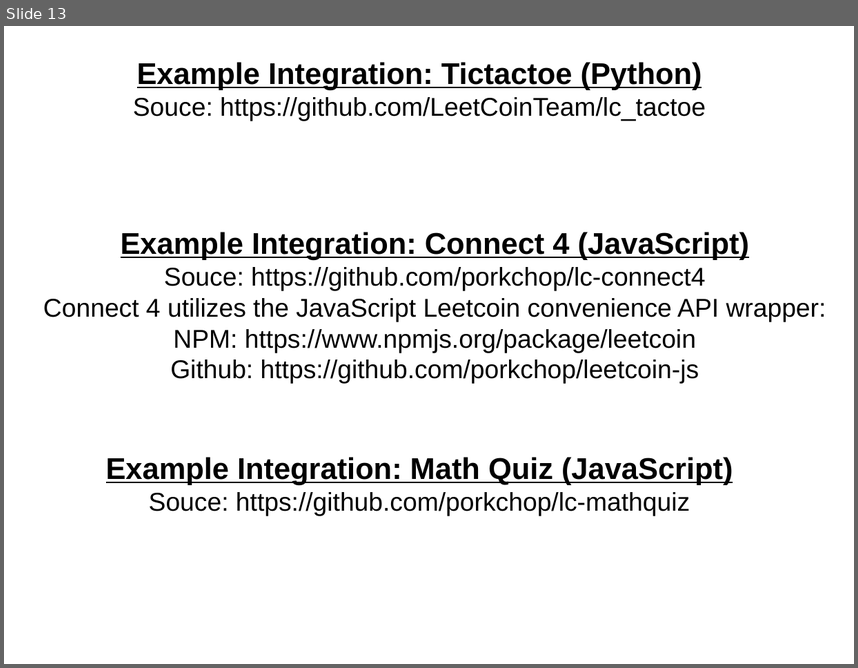
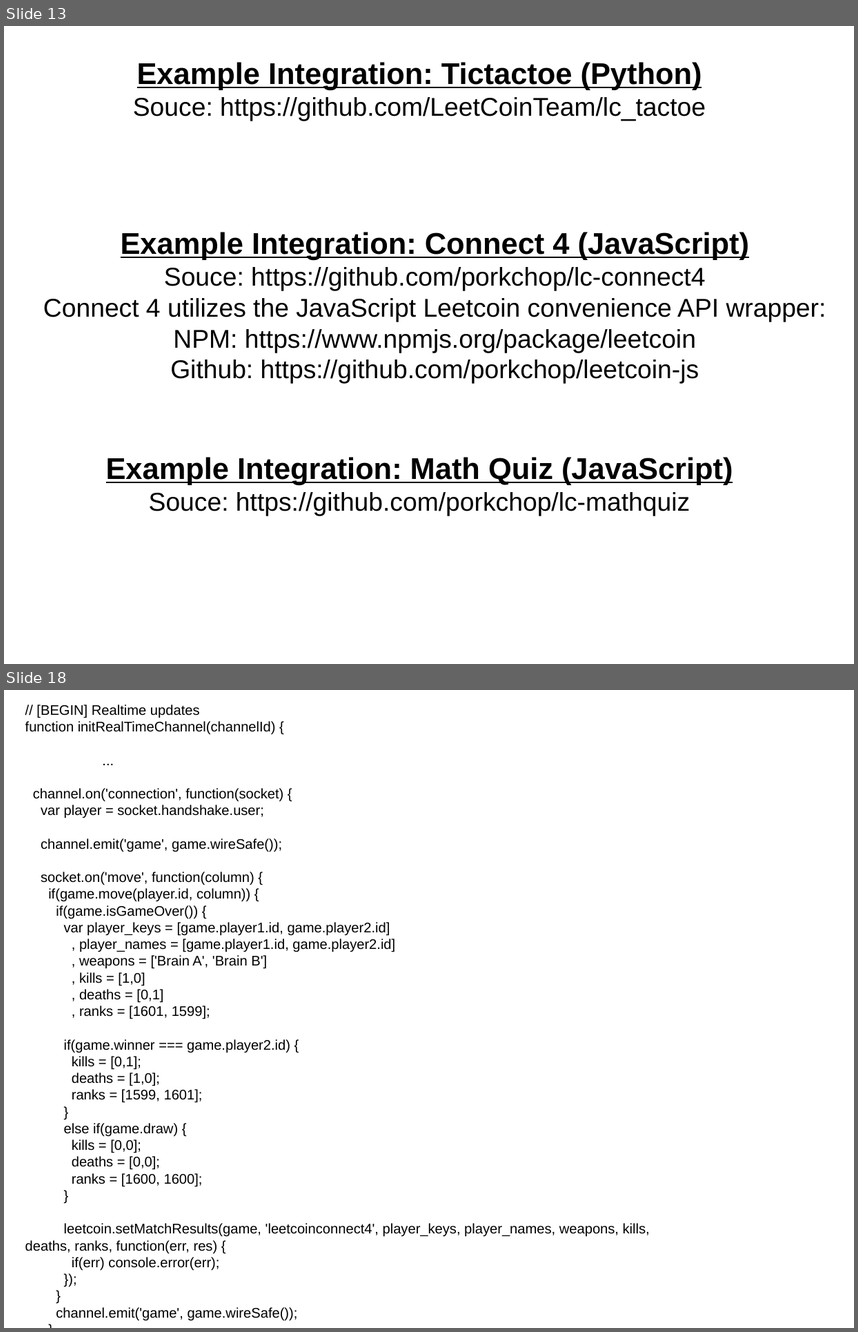
Before and after one commit to porkchop/leetcoin-api-slides, a slide deck: leetcoin-api.odp. Shown one above the other, each under a label of ours: slide 13 before the commit, slides 13 and 18 after it; the slides between them are not shown. The pictures are 858x668 and 858x1332 pixels, drawn with LibreOffice and Linux fonts; fonts in the diff are those of the drawing. Boxes give left, top, right and bottom in pixels: in the first picture for what was removed or moved away, otherwise in the second. Text is boxed around its words. In the diff, an @@ line names an element or a change of style, - is before the commit and + after.

Commit message:
Connect4 selections in appendix

```diff
--- a/leetcoin-api.odp
+++ b/leetcoin-api.odp
@@ slide 18 added at [4, 690, 854, 1328], background #FFFFFF @@
@@ text added at [25, 704, 650, 1321], 13 pt, text #000000 @@
+// [BEGIN] Realtime updates
+function initRealTimeChannel(channelId) {
+...
+channel.on('connection', function(socket) {
+var player = socket.handshake.user;
+channel.emit('game', game.wireSafe());
+socket.on('move', function(column) {
+if(game.move(player.id, column)) {
+if(game.isGameOver()) {
+var player_keys = [game.player1.id, game.player2.id]
+, player_names = [game.player1.id, game.player2.id]
+, weapons = ['Brain A', 'Brain B']
+, kills = [1,0]
+, deaths = [0,1]
+, ranks = [1601, 1599];
+if(game.winner === game.player2.id) {
+kills = [0,1];
+deaths = [1,0];
+ranks = [1599, 1601];
+}
+else if(game.draw) {
+kills = [0,0];
+deaths = [0,0];
+ranks = [1600, 1600];
+}
+leetcoin.setMatchResults(game, 'leetcoinconnect4', player_keys, player_names, weapons, kills, deaths, ranks, function(err, res) {
+if(err) console.error(err);
+});
+}
+channel.emit('game', game.wireSafe());
+}
+});
```
Also in this commit, not shown: 1 slide changed, 4 other slides added.
